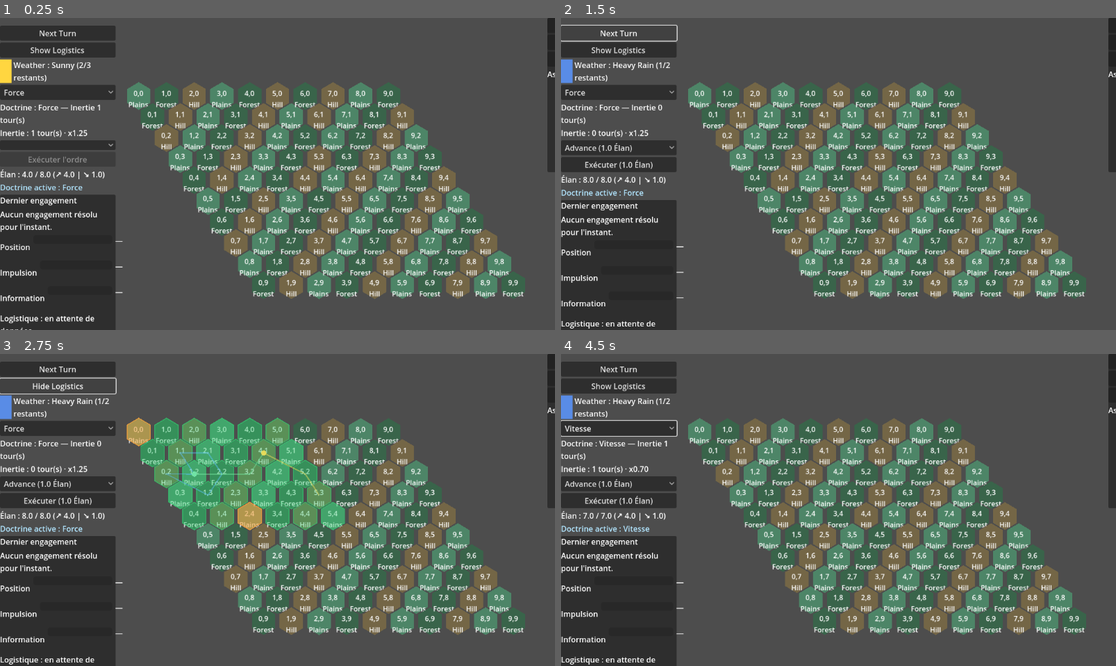
Above: before the commit, frames 1-4 (two rows, left to right).
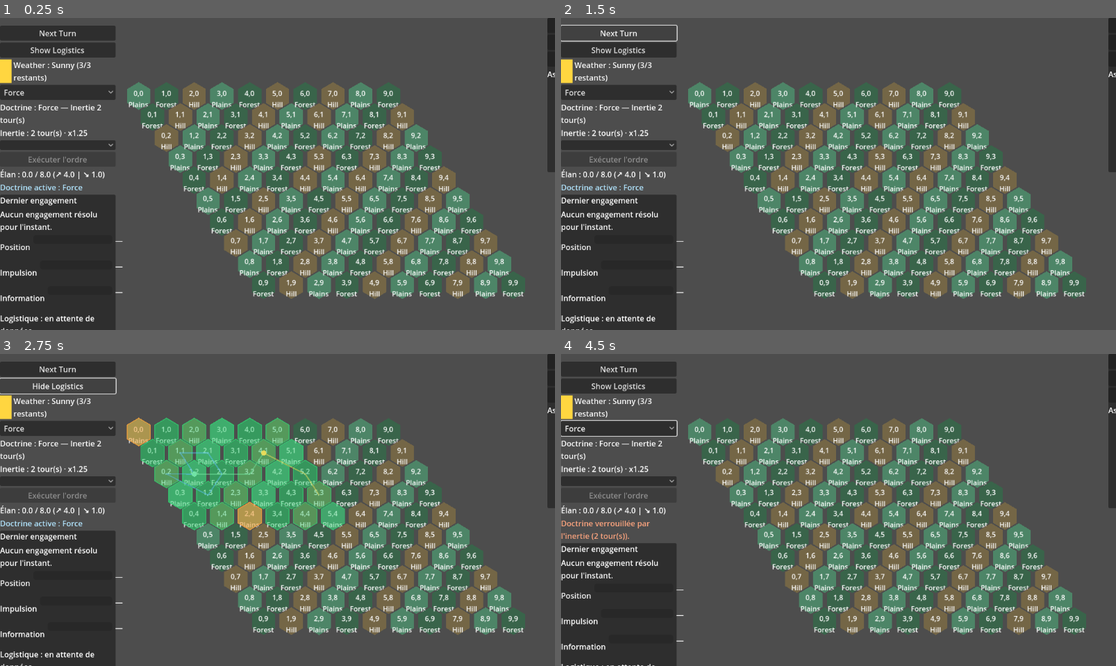
Above: after the commit, the same moments.

Repository: Pierlab/weave-of-war
Game: Godot game, scene res://scenes/main.tscn
The game is run twice, just before and just after one commit, with the same random seed, the same clock (stepped at 60 frames per second) and the same inputs.
Inputs (mouse positions are in pixels of both pictures, inside the frame that each line leads up to; where the layout moved, square brackets give the same spot in the first picture):
- Up to frame 1 (0.25 s): no input
- Up to frame 2 (1.5 s): click "Next Turn" at 0.5 s; click "Next Turn" at 1.25 s
- Up to frame 3 (2.75 s): click "Show Logistics" at 2 s
- Up to frame 4 (4.5 s): click "Hide Logistics" at 2.75 s; click "Force" at 3.5 s; click (616, 481) [616, 485] at 4.25 s

The runs differ from the first frame. In frame 1, less than 0.1% of the frame differs, in the area x 4-19%, y 14-52%; in frame 2, 3.5%; in frame 3, 3.5%; in frame 4, 3.7%, in the area x 0-23%, y 13-100%.
Error before the commit: Invalid access to property or key 'active' on a base object of type 'AudioStreamGeneratorPlayback'. (res://scripts/ui/hud_manager.gd:495)
Error after the commit: Parse Error: Identifier "_on_assistant_packet" not declared in the current scope. (res://scripts/systems/espionage_system.gd:44)

Commit message:
Spawn EspionageSystem from GameManager

Diff:
--- a/scripts/core/game_manager.gd
+++ b/scripts/core/game_manager.gd
@@ -7,6 +7,7 @@
 const LOGISTICS_SYSTEM := preload("res://scripts/systems/logistics_system.gd")
 const WEATHER_SYSTEM := preload("res://scripts/systems/weather_system.gd")
 const COMBAT_SYSTEM := preload("res://scripts/systems/combat_system.gd")
+const ESPIONAGE_SYSTEM := preload("res://scripts/systems/espionage_system.gd")
 
 var event_bus: EventBus
 var turn_manager: TurnManager
@@ -16,6 +17,7 @@
 var logistics_system: LogisticsSystem
 var weather_system: WeatherSystem
 var combat_system: CombatSystem
+var espionage_system: EspionageSystem
 
 var _core_systems_initialised: bool = false
 
@@ -41,6 +43,9 @@
 
     combat_system = COMBAT_SYSTEM.new()
     add_child(combat_system)
+
+    espionage_system = ESPIONAGE_SYSTEM.new()
+    add_child(espionage_system)
 
     turn_manager = TurnManager.new()
     add_child(turn_manager)
@@ -83,6 +88,11 @@
         weather_system.setup(event_bus, data_loader)
     if logistics_system:
         logistics_system.setup(event_bus, data_loader)
+    if espionage_system:
+        espionage_system.setup(event_bus, data_loader)
+        var terrain_lookup: Dictionary = _build_terrain_lookup(payload)
+        if not terrain_lookup.is_empty():
+            espionage_system.configure_map(terrain_lookup)
 
     _core_systems_initialised = true
 
@@ -115,6 +125,77 @@
             "weather": data_loader.list_weather_states() if data_loader else [],
             "logistics": data_loader.list_logistics_states() if data_loader else [],
             "formations": data_loader.list_formations() if data_loader else [],
-            "terrain": data_loader.list_terrain_tiles() if data_loader else [],
+            "terrain": data_loader.list_terrain_entries() if data_loader else [],
         }
     }
+
+func _build_terrain_lookup(payload: Dictionary) -> Dictionary:
+    var terrain_entries: Array = _extract_terrain_entries(payload)
+    if terrain_entries.is_empty():
+        return {}
+
+    var definitions: Dictionary = _index_terrain_definitions(terrain_entries)
+    var lookup: Dictionary = {}
+    for entry in terrain_entries:
+        var descriptor: Dictionary = _build_tile_descriptor(entry, definitions)
+        if descriptor.is_empty():
+            continue
+        var tile_id := str(descriptor.get("tile_id", ""))
+        if tile_id.is_empty():
+            continue
+        lookup[tile_id] = descriptor
+    return lookup
+
+func _extract_terrain_entries(payload: Dictionary) -> Array:
+    var collections: Dictionary = payload.get("collections", {})
+    var terrain_entries_variant: Variant = collections.get("terrain", [])
+    if terrain_entries_variant is Array:
+        return terrain_entries_variant
+    if data_loader:
+        return data_loader.list_terrain_entries()
+    return []
+
+func _index_terrain_definitions(entries: Array) -> Dictionary:
+    var definitions: Dictionary = {}
+    for entry in entries:
+        if not (entry is Dictionary):
+            continue
+        if str(entry.get("type", "")) != "definition":
+            continue
+        var definition_id := str(entry.get("id", ""))
+        if definition_id.is_empty():
+            continue
+        definitions[definition_id] = {
+            "name": str(entry.get("name", definition_id.capitalize())),
+            "description": str(entry.get("description", "")),
+            "movement_cost": float(entry.get("movement_cost", 1.0)),
+        }
+    return definitions
+
+func _build_tile_descriptor(entry: Dictionary, definitions: Dictionary) -> Dictionary:
+    if not (entry is Dictionary):
+        return {}
+    if str(entry.get("type", "")) != "tile":
+        return {}
+
+    var q := int(entry.get("q", 0))
+    var r := int(entry.get("r", 0))
+    var tile_id := str(entry.get("id", "%d,%d" % [q, r]))
+    if tile_id.is_empty():
+        tile_id = "%d,%d" % [q, r]
+
+    var terrain_id := str(entry.get("terrain", "plains"))
+    var definition: Dictionary = definitions.get(terrain_id, {})
+    var name := str(entry.get("name", definition.get("name", terrain_id.capitalize())))
+    var description := str(entry.get("description", definition.get("description", "")))
+    var movement := float(entry.get("movement_cost", definition.get("movement_cost", 1.0)))
+
+    return {
+        "tile_id": tile_id,
+        "q": q,
+        "r": r,
+        "terrain": terrain_id,
+        "name": name,
+        "description": description,
+        "movement_cost": movement,
+    }
--- a/tests/gdunit/test_game_manager_logistics_bootstrap.gd
+++ b/tests/gdunit/test_game_manager_logistics_bootstrap.gd
@@ -5,6 +5,33 @@
 const GAME_MANAGER := preload("res://scripts/core/game_manager.gd")
 
 var _nodes_to_cleanup: Array = []
+
+func _spawn_game_manager(tree: SceneTree) -> Dictionary:
+    var root := tree.get_root()
+
+    var event_bus: EventBus = EVENT_BUS.new()
+    var data_loader: DataLoader = DATA_LOADER.new()
+
+    root.add_child(event_bus)
+    root.add_child(data_loader)
+    _nodes_to_cleanup.append_array([data_loader, event_bus])
+
+    await tree.process_frame
+    await tree.process_frame
+
+    var manager: Node = GAME_MANAGER.new()
+    root.add_child(manager)
+    _nodes_to_cleanup.append(manager)
+
+    await tree.process_frame
+    await tree.process_frame
+
+    return {
+        "root": root,
+        "event_bus": event_bus,
+        "data_loader": data_loader,
+        "manager": manager,
+    }
 
 func after_each() -> void:
     var tree := Engine.get_main_loop()
@@ -23,24 +50,9 @@
     if not (tree is SceneTree):
         return
 
-    var root := tree.get_root()
-
-    var event_bus: EventBus = EVENT_BUS.new()
-    var data_loader: DataLoader = DATA_LOADER.new()
-
-    root.add_child(event_bus)
-    root.add_child(data_loader)
-    _nodes_to_cleanup.append_array([data_loader, event_bus])
-
-    await tree.process_frame
-    await tree.process_frame
-
-    var manager: Node = GAME_MANAGER.new()
-    root.add_child(manager)
-    _nodes_to_cleanup.append(manager)
-
-    await tree.process_frame
-    await tree.process_frame
+    var context: Dictionary = await _spawn_game_manager(tree)
+    var event_bus: EventBus = context.get("event_bus")
+    var manager: Node = context.get("manager")
 
     var logistics_system := manager.logistics_system as LogisticsSystem
     asserts.is_instance_valid(logistics_system, "GameManager should instantiate LogisticsSystem")
@@ -69,3 +81,32 @@
     asserts.is_true(updates.size() > 0, "Turn start should trigger a logistics update")
     var turn_payload: Dictionary = logistics_system.get_last_payload()
     asserts.is_equal(initial_turn + 1, int(turn_payload.get("turn", 0)), "LogisticsSystem should advance its turn counter when the EventBus emits turn_started")
+
+func test_game_manager_bootstraps_espionage_system() -> void:
+    var tree := Engine.get_main_loop()
+    asserts.is_true(tree is SceneTree, "Tests require a SceneTree main loop")
+    if not (tree is SceneTree):
+        return
+
+    var context: Dictionary = await _spawn_game_manager(tree)
+    var event_bus: EventBus = context.get("event_bus")
+    var manager: Node = context.get("manager")
+
+    var espionage_system := manager.espionage_system as EspionageSystem
+    asserts.is_instance_valid(espionage_system, "GameManager should instantiate EspionageSystem")
+    asserts.is_equal(event_bus, espionage_system.event_bus, "EspionageSystem should share the EventBus instance")
+
+    var snapshot := espionage_system.get_fog_snapshot()
+    asserts.is_true(snapshot.size() > 0, "EspionageSystem should configure fog state from terrain data")
+
+    var target_tile := ""
+    if snapshot.size() > 0:
+        target_tile = str(snapshot[0].get("tile_id", ""))
+    if target_tile.is_empty():
+        target_tile = "0,0"
+
+    event_bus.emit_turn_started(7)
+    await tree.process_frame
+
+    var ping := espionage_system.perform_ping(target_tile, 0.0)
+    asserts.is_equal(7, int(ping.get("turn", -1)), "EspionageSystem should track the latest turn from the EventBus")
Not shown, changed: CHANGELOG.md
Not shown, changed: CHECKLISTS.md
Not shown, changed: README.md
Not shown, changed: context_snapshot.md
Not shown, changed: context_update.md
Not shown, changed: docs/agents/missions/vertical_slice_p0.md
